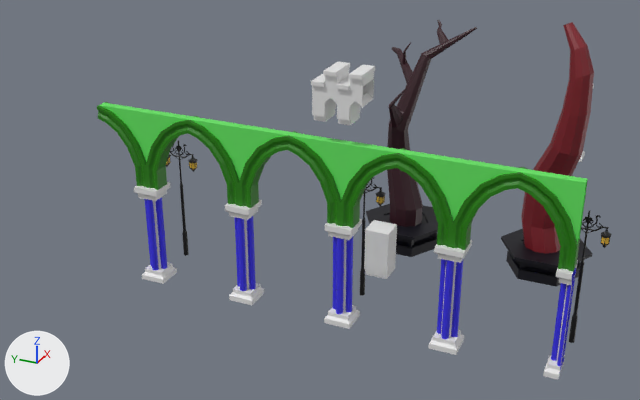
Two versions of the Blender file Assets/Visuals/Silje/arches and shit and lamp and tentacle.blend, one commit apart.
Before and after are seen from a 50 mm lens placed at (-26.0, -22.8, 17.7), pointed at (7.2, -7.9, 1.1). Every picture has the same lights, and +X, +Y and +Z are marked at lower left.

Objects in the first picture: 'Cube.002', 'Cube.009', 'Cube.010', 'Cube.013', 'Cube.017', 'Cube.018', 'base', 'base2', 'boarder', 'pillar.005', 'pillar.007', 'pillar.008', 'pillar.009', 'tentakkel', 'tree'.
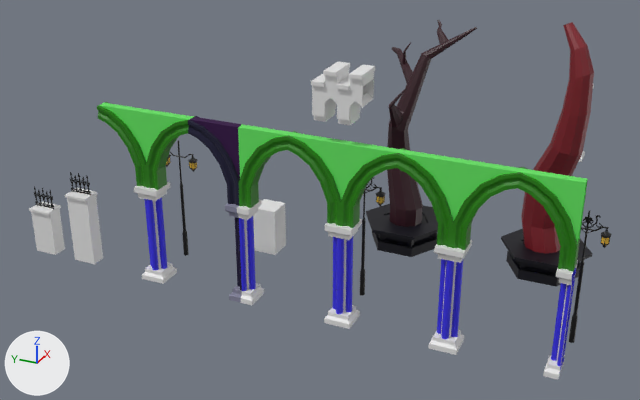
What the commit changed:
Picture 'Spikes.png.001' (img_spikes_png_001) is new.
Picture 'Spikes.png' (img_spikes_png) is new.
Material 'pillar.004' (mat_pillar_004) changes colour from white #e7e7e7 to grey #85869d; in linear values from (0.8, 0.8, 0.8) to (0.236, 0.238, 0.335).
Material 'Circle_pieces.004' (mat_circle_pieces_004) changes colour from blue #372fe7 to dark blue #100634; in linear values from (0.0378, 0.028, 0.8) to (0.00523, 0.0018, 0.0339).
Material 'Arch.004' (mat_arch_004) changes colour from green #237e00 to dark blue #1a1a36; in linear values from (0.0167, 0.208, 0.0) to (0.0106, 0.0101, 0.0364).
Material 'Wall_out.004' (mat_wall_out_004) changes colour from green #64e762 to dark purple #310344; in linear values from (0.128, 0.8, 0.121) to (0.031, 0.0008, 0.0574).
Material 'Spikes.001' (mat_spikes_001) is new.
Its texture is img_spikes_png_001 (with its transparency).
Its roughness is 1.0.
Material 'Spikes' (mat_spikes) is new.
Its texture is img_spikes_png (with its transparency).
Its roughness is 1.0.
Mesh me_plane_004 is new.
It has 4 vertices, 1 face and spans x 0.0, y 1.0..2.0, z 1.9..2.9.
It uses material mat_spikes_001 (picture img_spikes_png_001).
Mesh me_plane_003 is new.
It has 4 vertices, 1 face and spans x 0.0, y -1.0..0.0, z 2.9..3.9.
It uses material mat_spikes (picture img_spikes_png).
Mesh me_cube_031 is new.
It has 36 vertices, 34 faces and spans x -0.4..0.4, y -2.0..-1.0, z 0.0..2.0.
Mesh me_cube is new.
It has 36 vertices, 34 faces and spans x -0.4..0.4, y -1.0..0.0, z 0.0..3.0.
Object 'Cube.002' (ob_cube_002) moves from (4.0, -14.0, 0.0) to (4.0, -9.0, 0.0).
Object 'Plane.003' (ob_plane_003) is new; it shows me_plane_004.
Its location is (0.0, 0.0, 0.0).
Object 'Plane.002' (ob_plane_002) is new; it shows me_plane_003.
Its location is (0.0, 0.0, 0.0).
Object 'Cube.020' (ob_cube_020) is new; it shows me_cube_031.
Its location is (0.0, 3.0, 0.0).
Object 'Cube.019' (ob_cube_019) is new; it shows me_cube.
Its location is (0.0, 0.0, 0.0).

What differs and where, as boxes (x1, y1, x2, y2) in the pictures (640 x 400 px):
'Cube.002', moved: before (364, 220, 397, 279); after (253, 199, 286, 255)
'Cube.019', added: after (65, 188, 103, 264)
'Cube.020', added: after (29, 202, 65, 255)
'Cube.009', recoloured (green to blue): (188, 116, 239, 206) in both
'Cube.010', recoloured (green to purple): (190, 117, 242, 180) in both
'pillar.005', recoloured: (225, 203, 242, 303) in both
'Plane.002', added: after (70, 172, 91, 195)
'Plane.003', added: after (34, 186, 54, 209)
